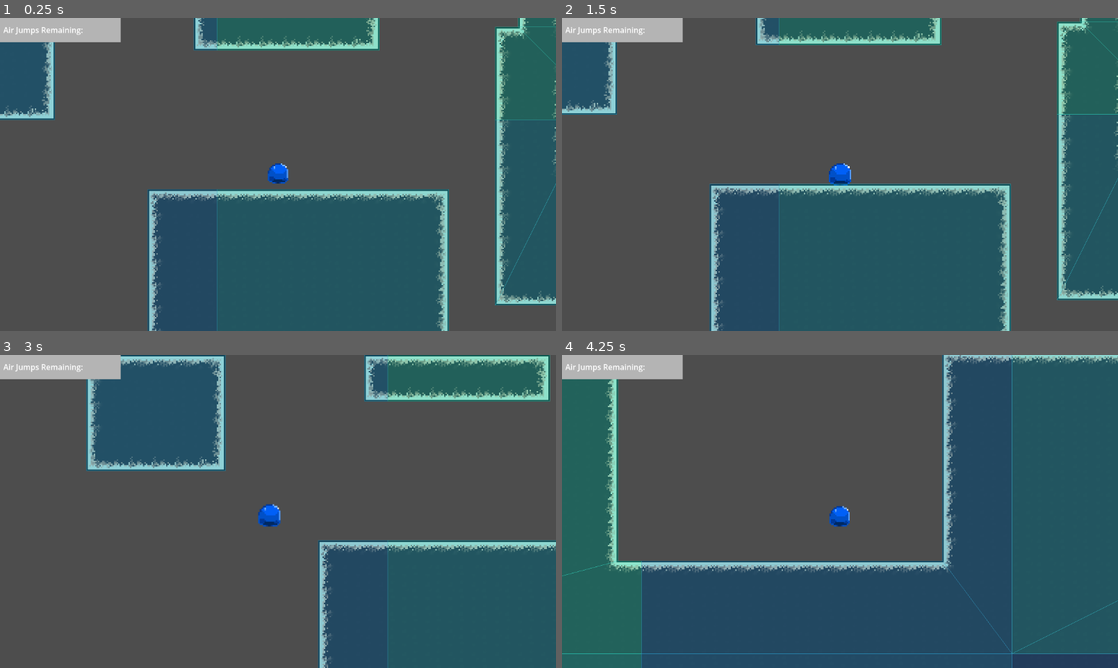
Above: before the commit, frames 1-4 (two rows, left to right).
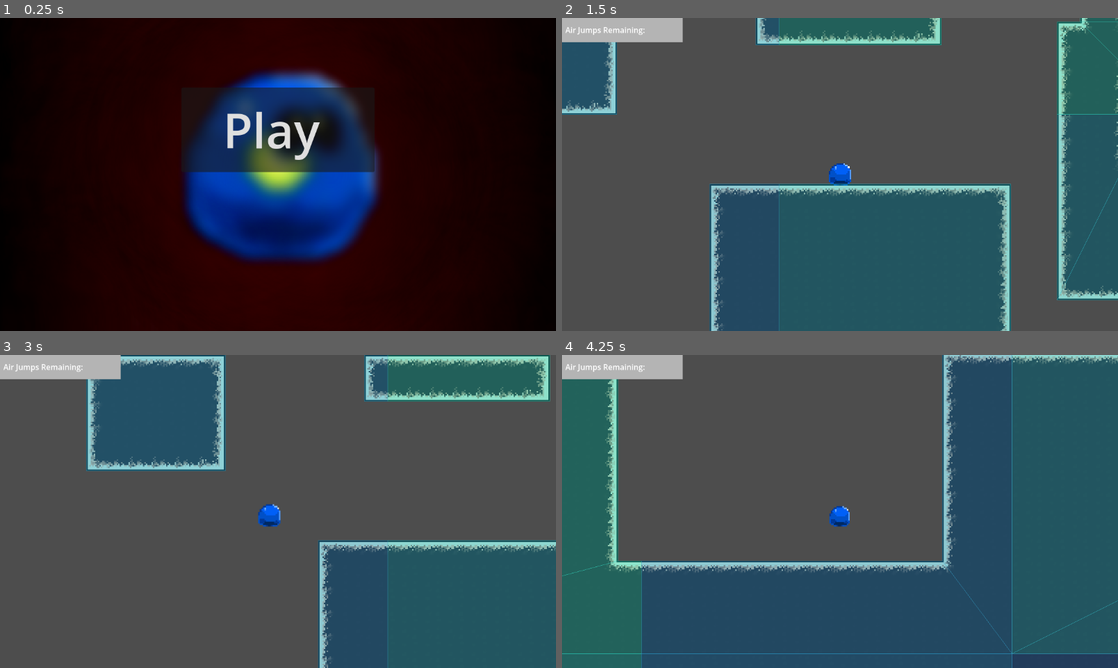
Above: after the commit, the same moments.

Repository: 2026-Hackathon/UnderYourSkin
Game: Godot game, scene res://tempmenu.tscn
Same seed, same stepped clock (60 frames per second), same inputs: the game is played once before the commit and once after it. Before the commit the project starts from res://TempScene.tscn.
Inputs (mouse positions are in pixels of both pictures, inside the frame that each line leads up to):
- Up to frame 1 (0.25 s): no input
- Up to frame 2 (1.5 s): click (840, 130) at 0.5 s, where only the run after the commit has a clickable "Play"; move the mouse to (962, 158) at 1.27 s; click (962, 158) at 1.42 s
- Up to frame 3 (3 s): tap Enter at 2 s; drag from (166, 527) to (250, 574) at 2.02 s; move the mouse to (333, 442) at 2.77 s; click (333, 442) at 2.92 s
- Up to frame 4 (4.25 s): drag from (812, 574) to (673, 464) at 3.52 s

The runs differ from the first frame. In frame 1, 100% of the frame differs, in the area x 0-100%, y 0-100%; in frame 2, less than 0.1%; in frame 3, less than 0.1%; in frame 4, nothing differs.

Commit message:
Basic menu
Really bad menu screen mb. bg image can be changed (shouldnt need further edits if changed?) Added a play buton that goes to temp scene (the test level). No good visuals on button bg or font

Diff:
--- a/under-your-skin/project.godot
+++ b/under-your-skin/project.godot
@@ -11,7 +11,7 @@
 [application]
 
 config/name="UnderYourSkin"
-run/main_scene="uid://osbvn7lonyr7"
+run/main_scene="uid://fivajboqxxo7"
 config/features=PackedStringArray("4.6", "GL Compatibility")
 config/icon="res://icon.svg"
 
--- /dev/null
+++ b/under-your-skin/tempmenu.gd
@@ -0,0 +1,15 @@
+extends Control
+
+
+# Called when the node enters the scene tree for the first time.
+func _ready() -> void:
+	pass # Replace with function body.
+
+
+# Called every frame. 'delta' is the elapsed time since the previous frame.
+func _process(delta: float) -> void:
+	pass
+
+
+func _on_button_pressed() -> void:
+	get_tree().change_scene_to_file("res://TempScene.tscn")
--- /dev/null
+++ b/under-your-skin/tempmenu.tscn
@@ -0,0 +1,44 @@
+[gd_scene format=3 uid="uid://fivajboqxxo7"]
+
+[ext_resource type="Texture2D" uid="uid://dl3kvucfhv12n" path="res://menu bg 1.png" id="1_bxi4n"]
+[ext_resource type="Script" uid="uid://d5svlyrqymyl" path="res://tempmenu.gd" id="1_fajru"]
+
+[node name="Control" type="Control" unique_id=2073366076]
+layout_mode = 3
+anchors_preset = 15
+anchor_right = 1.0
+anchor_bottom = 1.0
+grow_horizontal = 2
+grow_vertical = 2
+script = ExtResource("1_fajru")
+
+[node name="bgimage" type="TextureRect" parent="." unique_id=2026089450]
+layout_mode = 1
+anchors_preset = 15
+anchor_right = 1.0
+anchor_bottom = 1.0
+grow_horizontal = 2
+grow_vertical = 2
+texture = ExtResource("1_bxi4n")
+stretch_mode = 6
+
+[node name="CenterContainer" type="CenterContainer" parent="." unique_id=1710377552]
+layout_mode = 1
+anchors_preset = 15
+anchor_right = 1.0
+anchor_bottom = 1.0
+grow_horizontal = 2
+grow_vertical = 2
+
+[node name="VBoxContainer" type="VBoxContainer" parent="CenterContainer" unique_id=255515792]
+custom_minimum_size = Vector2(100, 360)
+layout_mode = 2
+theme_override_constants/separation = 20
+
+[node name="Button" type="Button" parent="CenterContainer/VBoxContainer" unique_id=1151890302]
+custom_minimum_size = Vector2(400, 175)
+layout_mode = 2
+theme_override_font_sizes/font_size = 100
+text = "Play "
+
+[connection signal="pressed" from="CenterContainer/VBoxContainer/Button" to="." method="_on_button_pressed"]
Binary file added: under-your-skin/PlayerSprite.png
Not shown, added: under-your-skin/PlayerSprite.png.import
Binary file added: under-your-skin/menu bg 1.png
Not shown, added: under-your-skin/menu bg 1.png.import
Not shown, added: under-your-skin/tempmenu.gd.uid
